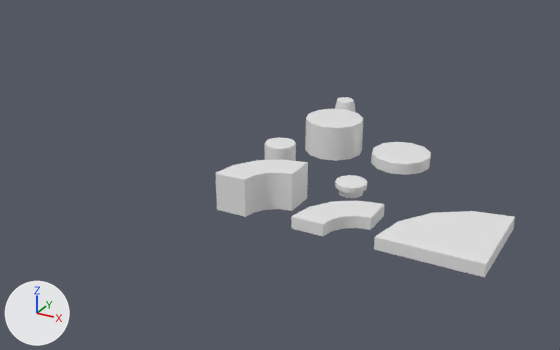
What one commit did to the Blender file datas/meshes/round.blend.
Camera for both pictures: a 50 mm camera at (8.89, -14.17, 8.15) aimed at (-0.31, 2.55, -0.21). Every picture has the same lights, and +X, +Y and +Z are marked at lower left.

The older version as bpy lines, for what is in view:
```python
ob_brickcornerround_2x2_lod0 = bpy.data.objects.new('brickCornerRound-2x2-lod0', me_brickcornerround_2x2_lod0)
ob_brickcornerround_2x2_lod0.location = (0.0, 0.0, 0.0)
ob_brickround_1x1_lod0 = bpy.data.objects.new('brickRound-1x1-lod0', me_brickround_1x1_lod0)
ob_brickround_1x1_lod0.location = (0.0, 2.0, 0.0)
ob_brickround_2x2_lod0 = bpy.data.objects.new('brickRound-2x2-lod0', me_brickround_2x2_lod0)
ob_brickround_2x2_lod0.location = (0.0, 4.0, 0.0)
ob_cone_1x1_lod0 = bpy.data.objects.new('cone-1x1-lod0', me_cone_1x1_lod0)
ob_cone_1x1_lod0.location = (0.0, 6.0, 0.0)
ob_tilecornerround_2x2_lod0 = bpy.data.objects.new('tileCornerRound-2x2-lod0', me_tilecornerround_2x2_lod0)
ob_tilecornerround_2x2_lod0.location = (2.0, 0.0, 0.0)
ob_tilecornerround_3x3_lod0 = bpy.data.objects.new('tileCornerRound-3x3-lod0', me_tilecornerround_3x3_lod0)
ob_tilecornerround_3x3_lod0.location = (4.0, 0.0, 0.0)
ob_tileround_1x1_lod0 = bpy.data.objects.new('tileRound-1x1-lod0', me_brickround_1x1_lod0_001)
ob_tileround_1x1_lod0.location = (2.0, 2.0, 0.0)
ob_tileround_2x2_lod0 = bpy.data.objects.new('tileRound-2x2-lod0', me_brickround_2x2_lod0_001)
ob_tileround_2x2_lod0.location = (2.0, 4.0, 0.0)
```
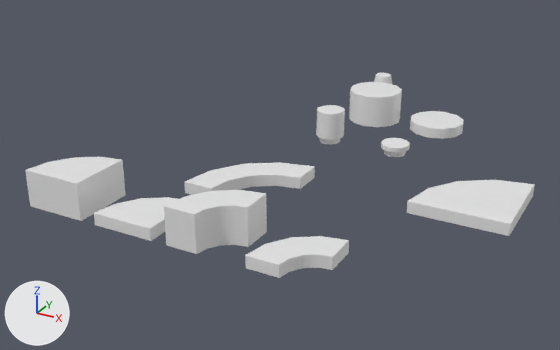
Commit message: Add curb-template boilerplate

The change, as a diff of the scene's bpy script:
```diff
--- a/datas/meshes/round.blend.py
+++ b/datas/meshes/round.blend.py
@@ me_brickcornerround_2x2_lod0 @@
-me_brickcornerround_2x2_lod0.from_pydata(...)  # 20 vertices, 18 faces; spans x -0.4..1.2, y -0.4..1.2, z 0.0..0.96
+me_brickcornerround_2x2_lod0.from_pydata(...)  # 12 vertices, 14 faces; spans x -0.4..1.2, y -0.4..1.2, z 0.0..0.96
+# me_brickcornerround_2x2_lod0 part 2
+# 10 vertices are removed from x 0.4..1.2, y -0.4..0.4, z 0.0..0.96
+# 14 faces are deleted
+# 2 vertices are added at (1.2, -0.4, 0.0), (1.2, -0.4, 0.96)
+# 10 new faces join them
@@ me_tilecornerround_2x2_lod0 @@
-me_tilecornerround_2x2_lod0.from_pydata(...)  # 20 vertices, 18 faces; spans x -0.4..1.2, y -0.4..1.2, z 0.0..0.32
+me_tilecornerround_2x2_lod0.from_pydata(...)  # 12 vertices, 14 faces; spans x -0.4..1.2, y -0.4..1.2, z 0.0..0.32
+# me_tilecornerround_2x2_lod0 part 1
+# 10 vertices are removed from x 0.4..1.2, y -0.4..0.4, z 0.0..0.32
+# 14 faces are deleted
+# 2 vertices are added at (1.2, -0.4, 0.0), (1.2, -0.4, 0.32)
+# 10 new faces join them
@@ ob_brickround_1x1_lod0 @@
 ob_brickround_1x1_lod0 = bpy.data.objects.new('brickRound-1x1-lod0', me_brickround_1x1_lod0)
-ob_brickround_1x1_lod0.location = (0.0, 2.0, 0.0)
+ob_brickround_1x1_lod0.location = (0.0, 5.0, 0.0)
 _m = ob_brickround_1x1_lod0.modifiers.new('EdgeSplit', 'EDGE_SPLIT')
@@ ob_cone_1x1_lod0 @@
 ob_cone_1x1_lod0 = bpy.data.objects.new('cone-1x1-lod0', me_cone_1x1_lod0)
-ob_cone_1x1_lod0.location = (0.0, 6.0, 0.0)
+ob_cone_1x1_lod0.location = (0.0, 9.0, 0.0)
 _m = ob_cone_1x1_lod0.modifiers.new('EdgeSplit', 'EDGE_SPLIT')
@@ ob_brickround_2x2_lod0 @@
 ob_brickround_2x2_lod0 = bpy.data.objects.new('brickRound-2x2-lod0', me_brickround_2x2_lod0)
-ob_brickround_2x2_lod0.location = (0.0, 4.0, 0.0)
+ob_brickround_2x2_lod0.location = (0.0, 7.0, 0.0)
 _m = ob_brickround_2x2_lod0.modifiers.new('EdgeSplit', 'EDGE_SPLIT')
@@ ob_tileround_1x1_lod0 @@
 ob_tileround_1x1_lod0 = bpy.data.objects.new('tileRound-1x1-lod0', me_brickround_1x1_lod0_001)
-ob_tileround_1x1_lod0.location = (2.0, 2.0, 0.0)
+ob_tileround_1x1_lod0.location = (2.0, 5.0, 0.0)
 _m = ob_tileround_1x1_lod0.modifiers.new('EdgeSplit', 'EDGE_SPLIT')
@@ ob_tileround_2x2_lod0 @@
 ob_tileround_2x2_lod0 = bpy.data.objects.new('tileRound-2x2-lod0', me_brickround_2x2_lod0_001)
-ob_tileround_2x2_lod0.location = (2.0, 4.0, 0.0)
+ob_tileround_2x2_lod0.location = (2.0, 7.0, 0.0)
 _m = ob_tileround_2x2_lod0.modifiers.new('EdgeSplit', 'EDGE_SPLIT')
@@ ob_brickcornerround_2x2_lod0 @@
 ob_brickcornerround_2x2_lod0 = bpy.data.objects.new('brickCornerRound-2x2-lod0', me_brickcornerround_2x2_lod0)
-ob_brickcornerround_2x2_lod0.location = (0.0, 0.0, 0.0)
+ob_brickcornerround_2x2_lod0.location = (-4.0, -2.0, 0.0)
 _m = ob_brickcornerround_2x2_lod0.modifiers.new('Bevel', 'BEVEL')
@@ ob_tilecornerround_2x2_lod0 @@
 ob_tilecornerround_2x2_lod0 = bpy.data.objects.new('tileCornerRound-2x2-lod0', me_tilecornerround_2x2_lod0)
-ob_tilecornerround_2x2_lod0.location = (2.0, 0.0, 0.0)
+ob_tilecornerround_2x2_lod0.location = (-2.0, -2.0, 0.0)
 _m = ob_tilecornerround_2x2_lod0.modifiers.new('Bevel', 'BEVEL')
@@ ob_tilecornerround_3x3_lod0 @@
 ob_tilecornerround_3x3_lod0 = bpy.data.objects.new('tileCornerRound-3x3-lod0', me_tilecornerround_3x3_lod0)
-ob_tilecornerround_3x3_lod0.location = (4.0, 0.0, 0.0)
+ob_tilecornerround_3x3_lod0.location = (4.0, 2.0, 0.0)
 _m = ob_tilecornerround_3x3_lod0.modifiers.new('Bevel', 'BEVEL')
@@ ob_tilecurbround_3x3_lod0 @@
+ob_tilecurbround_3x3_lod0 = bpy.data.objects.new('tileCurbRound-3x3-lod0', me_tilecurbround_3x3_lod0)  # 20 vertices, 18 faces; spans x -0.4..2.0, y -0.4..2.0, z 0.0..0.32; modifiers BEVEL, EDGE_SPLIT
+ob_tilecurbround_3x3_lod0.location = (-1.2, 0.4, 0.0)
@@ ob_tilecurbround_2x2_lod0 @@
+ob_tilecurbround_2x2_lod0 = bpy.data.objects.new('tileCurbRound-2x2-lod0', me_tilecornerround_2x2_lod0.copy())  # the mesh of ob_tilecornerround_2x2_lod0; modifiers BEVEL, EDGE_SPLIT
+ob_tilecurbround_2x2_lod0.location = (2.0, -2.0, 0.0)
@@ ob_brickcurbround_2x2_lod0 @@
+ob_brickcurbround_2x2_lod0 = bpy.data.objects.new('brickCurbRound-2x2-lod0', me_brickcornerround_2x2_lod0.copy())  # the mesh of ob_brickcornerround_2x2_lod0; modifiers BEVEL, EDGE_SPLIT
+ob_brickcurbround_2x2_lod0.location = (0.0, -2.0, 0.0)
```

Pixel boxes (x1, y1, x2, y2) of what changed, in the pictures (560 x 350 px):
'tileCornerRound-3x3-lod0', moved
    before: (374, 211, 515, 277)
    after: (407, 180, 535, 236)
'brickCornerRound-2x2-lod0', reshaped, moved (10% wider, 10% taller)
    before: (216, 159, 308, 217)
    after: (25, 157, 126, 221)
'brickCurbRound-2x2-lod0', added
    after: (164, 190, 267, 254)
'brickRound-2x2-lod0', moved
    before: (305, 109, 363, 161)
    after: (349, 82, 402, 127)
'tileCornerRound-2x2-lod0', reshaped, moved
    before: (291, 201, 385, 237)
    after: (94, 197, 178, 241)
'tileCurbRound-2x2-lod0', added
    after: (245, 236, 349, 278)
'tileRound-2x2-lod0', moved
    before: (371, 142, 431, 175)
    after: (410, 111, 464, 139)
'tileCurbRound-3x3-lod0', added
    after: (184, 162, 315, 195)
'brickRound-1x1-lod0', moved
    before: (265, 137, 296, 161)
    after: (316, 105, 345, 144)
'tileRound-1x1-lod0', moved
    before: (335, 175, 367, 198)
    after: (381, 138, 410, 157)
'cone-1x1-lod0', moved
    before: (335, 97, 356, 112)
    after: (374, 73, 392, 84)
